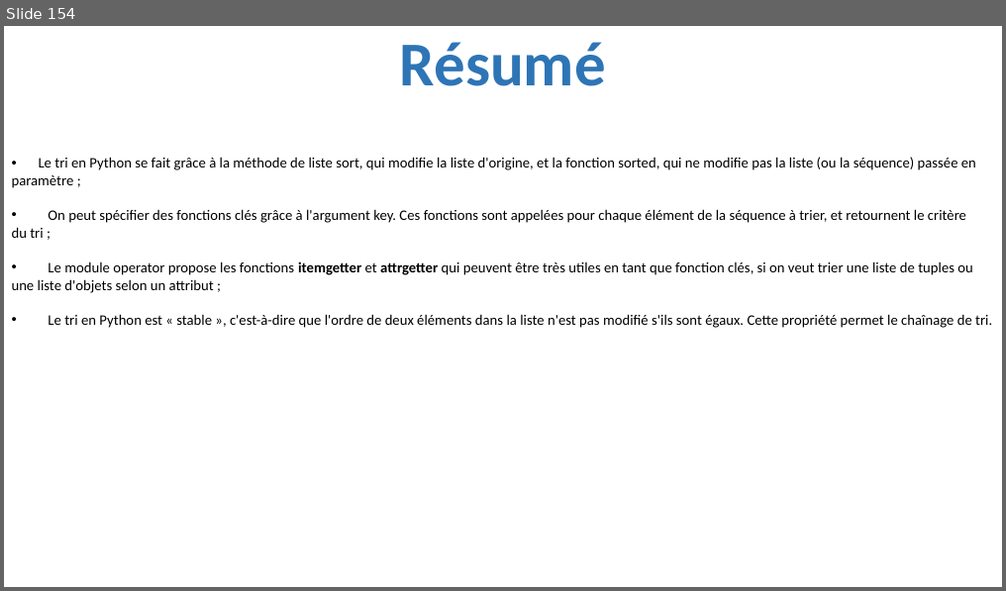
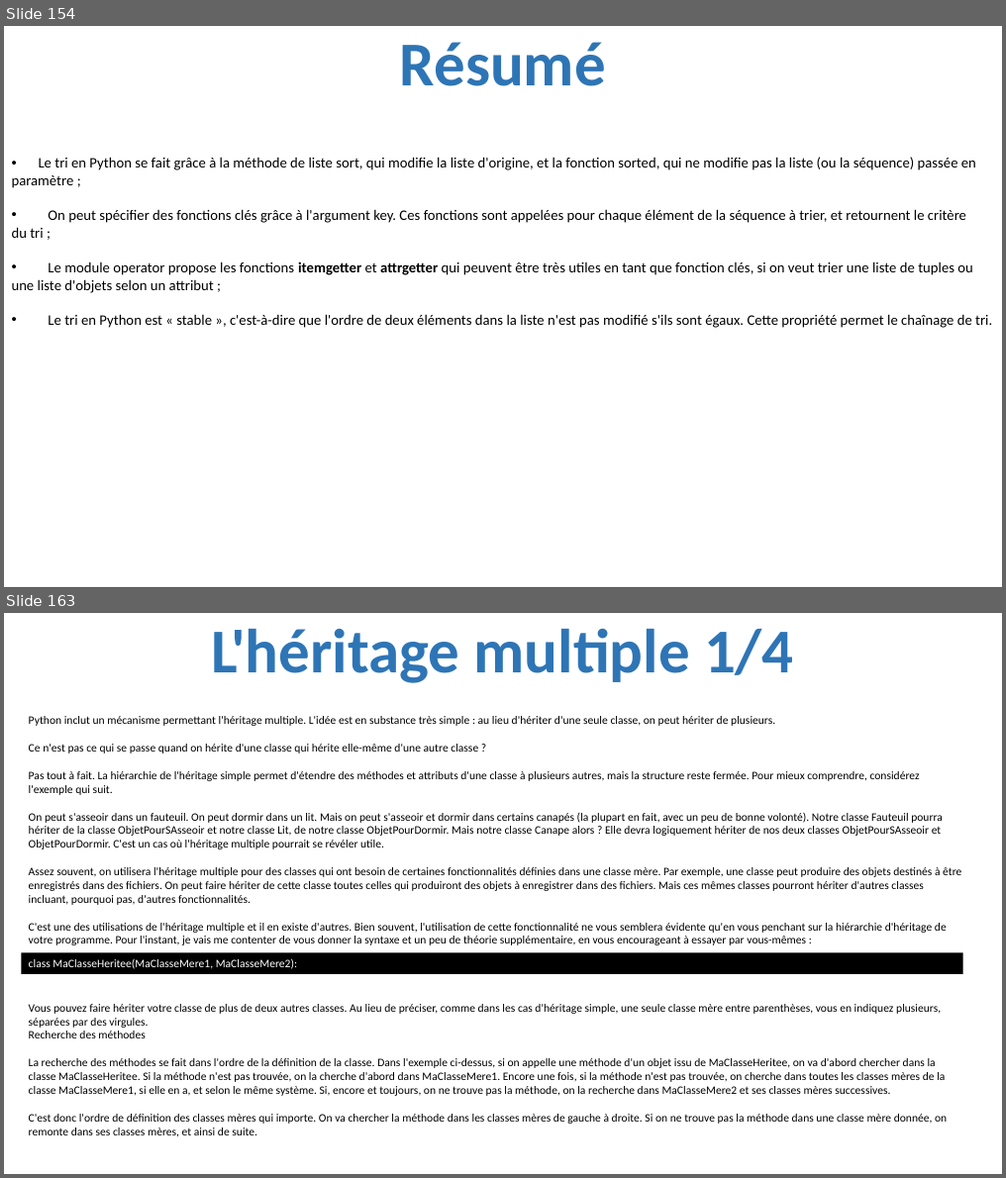
Before and after one commit to julienPalleau/PythonDoc, a slide deck: Python-resume.pptx. Shown one above the other, each under a label of ours: slide 154 before the commit, slides 154 and 163 after it; the slides between them are not shown. The pictures are 1006x591 and 1006x1178 pixels, drawn with LibreOffice and Linux fonts; fonts in the diff are those of the drawing. Boxes give left, top, right and bottom in pixels: in the first picture for what was removed or moved away, otherwise in the second. Text is boxed around its words. In the diff, an @@ line names an element or a change of style, - is before the commit and + after.

```diff
--- a/Python-resume.pptx
+++ b/Python-resume.pptx
@@ slide 163 added at box(4, 613, 1002, 1174), background #FFFFFF @@
@@ title added at box(212, 628, 794, 683), 60 pt, text #2E75B6, bold @@
+L'héritage multiple 1/4
@@ text added at box(29, 716, 961, 946), 11 pt, text #000000 @@
+Python inclut un mécanisme permettant l'héritage multiple. L'idée est en substance très simple : au lieu d'hériter d'une seule classe, on peut hériter de plusieurs.
+Ce n'est pas ce qui se passe quand on hérite d'une classe qui hérite elle-même d'une autre classe ?
+Pas tout à fait. La hiérarchie de l'héritage simple permet d'étendre des méthodes et attributs d'une classe à plusieurs autres, mais la structure reste fermée. Pour mieux comprendre, considérez l'exemple qui suit.
+On peut s'asseoir dans un fauteuil. On peut dormir dans un lit. Mais on peut s'asseoir et dormir dans certains canapés (la plupart en fait, avec un peu de bonne volonté). Notre classe Fauteuil pourra hériter de la classe ObjetPourSAsseoir et notre classe Lit, de notre classe ObjetPourDormir. Mais notre classe Canape alors ? Elle devra logiquement hériter de nos deux classes ObjetPourSAsseoir et ObjetPourDormir. C'est un cas où l'héritage multiple pourrait se révéler utile.
+Assez souvent, on utilisera l'héritage multiple pour des classes qui ont besoin de certaines fonctionnalités définies dans une classe mère. Par exemple, une classe peut produire des objets destinés à être enregistrés dans des fichiers. On peut faire hériter de cette classe toutes celles qui produiront des objets à enregistrer dans des fichiers. Mais ces mêmes classes pourront hériter d'autres classes incluant, pourquoi pas, d'autres fonctionnalités.
+C'est une des utilisations de l'héritage multiple et il en existe d'autres. Bien souvent, l'utilisation de cette fonctionnalité ne vous semblera évidente qu'en vous penchant sur la hiérarchie d'héritage de votre programme. Pour l'instant, je vais me contenter de vous donner la syntaxe et un peu de théorie supplémentaire, en vous encourageant à essayer par vous-mêmes :
@@ rectangle added at box(21, 953, 963, 974), fill #000000, 11 pt, text #FFFFFF @@
+class MaClasseHeritee(MaClasseMere1, MaClasseMere2):
@@ text added at box(29, 1004, 946, 1137), 11 pt, text #000000 @@
+Vous pouvez faire hériter votre classe de plus de deux autres classes. Au lieu de préciser, comme dans les cas d'héritage simple, une seule classe mère entre parenthèses, vous en indiquez plusieurs, séparées par des virgules.
+Recherche des méthodes
+La recherche des méthodes se fait dans l'ordre de la définition de la classe. Dans l'exemple ci-dessus, si on appelle une méthode d'un objet issu de MaClasseHeritee, on va d'abord chercher dans la classe MaClasseHeritee. Si la méthode n'est pas trouvée, on la cherche d'abord dans MaClasseMere1. Encore une fois, si la méthode n'est pas trouvée, on cherche dans toutes les classes mères de la classe MaClasseMere1, si elle en a, et selon le même système. Si, encore et toujours, on ne trouve pas la méthode, on la recherche dans MaClasseMere2 et ses classes mères successives.
+C'est donc l'ordre de définition des classes mères qui importe. On va chercher la méthode dans les classes mères de gauche à droite. Si on ne trouve pas la méthode dans une classe mère donnée, on remonte dans ses classes mères, et ainsi de suite.
```
Also in this commit, not shown: 12 other slides added.
